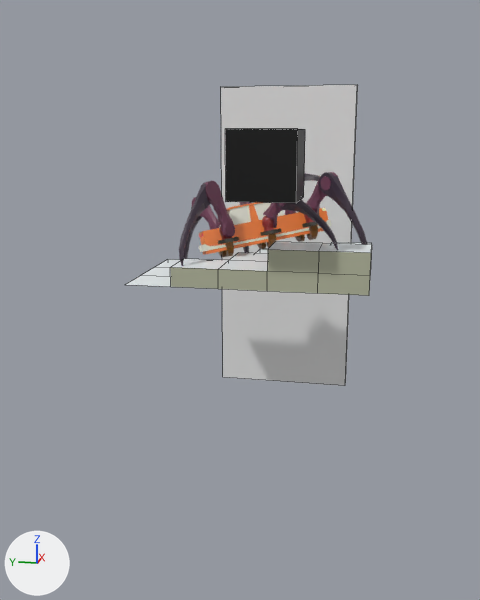
The Blender file scenes/hexapod.blend as it was, and as the next commit left it.
Both versions are drawn from a camera (50 mm lens) standing at (-93.6, -15.3, 18.3) and looking at (-1.8, 3.0, -4.7). Every picture has the same lights, and +X, +Y and +Z are marked at lower left. Mesh edges are drawn as thin lines on the coarser meshes.

Names of what the first picture shows: 'Car Body', 'Cube', 'LowerLeg.BR', 'LowerLeg.FR', 'Plane', 'UpperLeg.BR', 'Wall'.
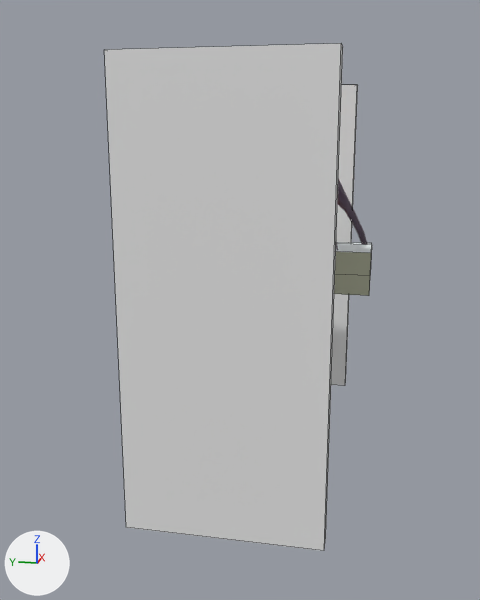
The edits, one by one:
Object 'Wall_left' (ob_wall_left) is new; it shows a copy of the mesh of ob_wall.
Its location is (-26.0, 0.0, 0.0).

Boxes [x1, y1, x2, y2] around the edits, measured in the pictures (480 x 600 px):
'Wall_left', added: after [104, 43, 343, 551]
'Wall', unchanged, covered by the edit: before [221, 85, 358, 386]; after [331, 85, 358, 386]
'Plane', unchanged, covered by the edit: before [125, 242, 372, 296]; after [334, 242, 372, 296]
'Cube', unchanged, covered by the edit: before [225, 129, 305, 203]
'Car Body', unchanged, covered by the edit: before [199, 202, 332, 255]
